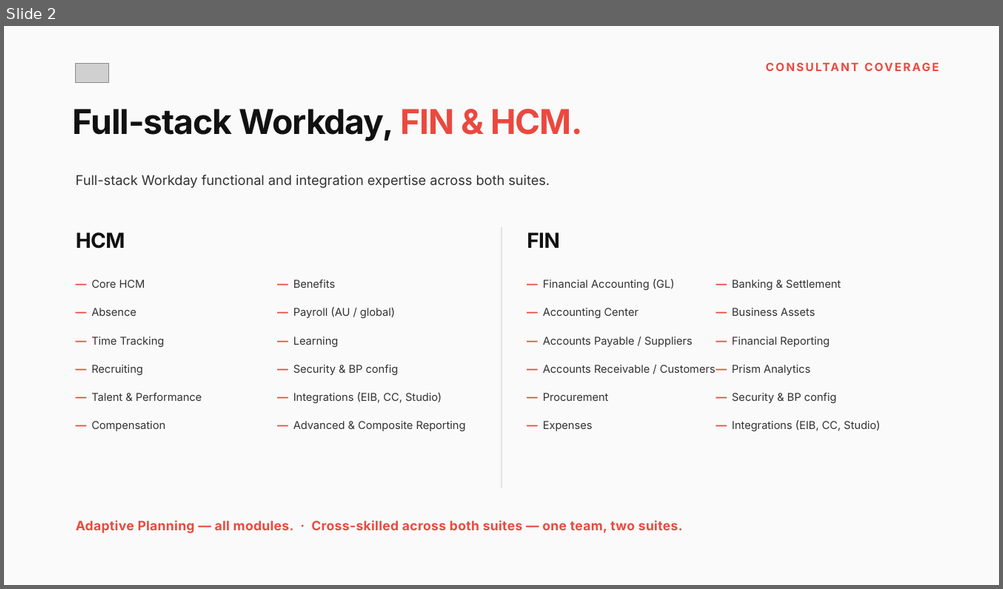
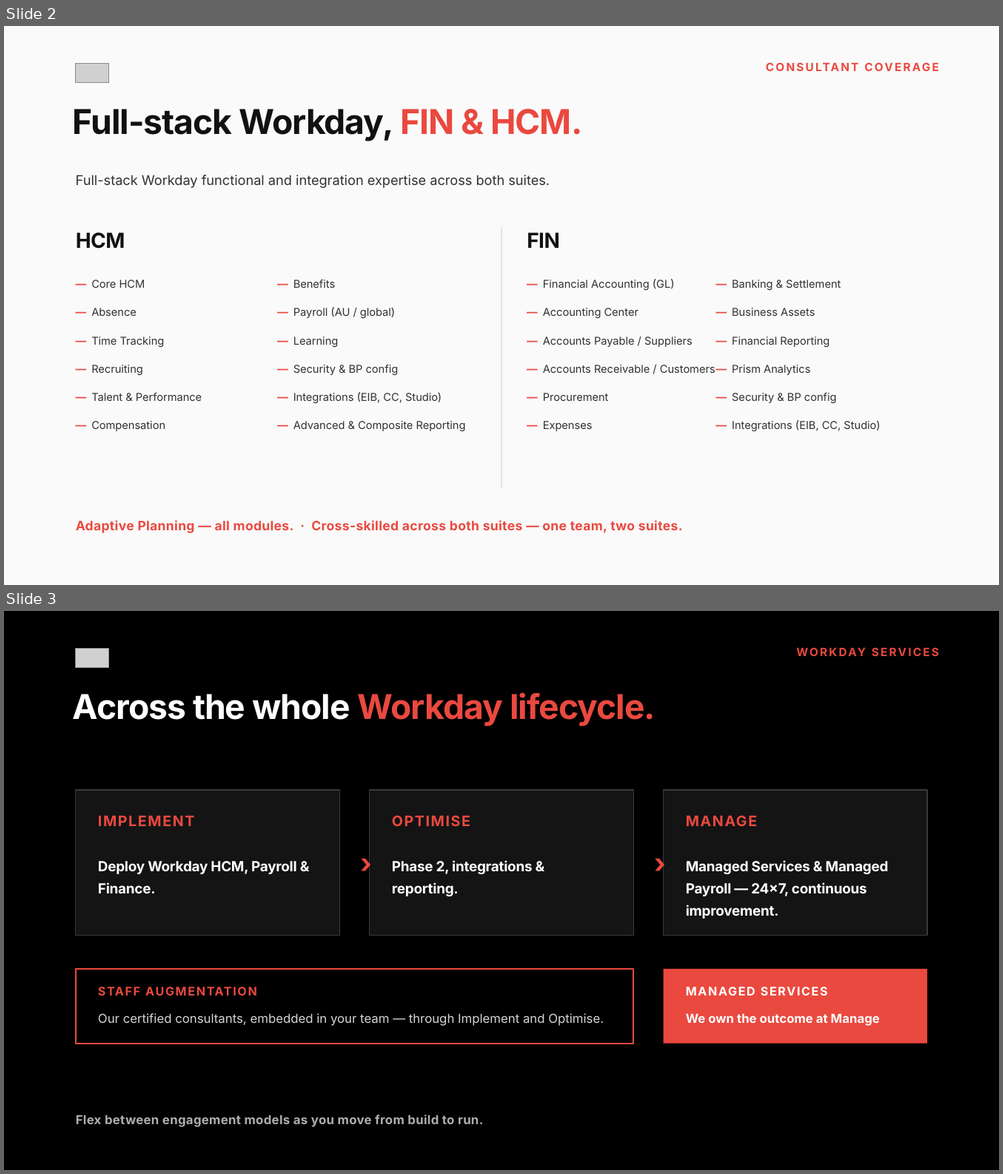
Before and after one commit to danielzrno/claude, a slide deck: design-system/samples/Mivada_AMS_Services_editorial.pptx. Shown one above the other, each under a label of ours: slide 2 before the commit, slides 2 and 3 after it. The pictures are 1003x589 and 1003x1174 pixels, drawn with LibreOffice and Linux fonts; fonts in the diff are those of the drawing; grey boxes stand for pictures. Boxes give left, top, right and bottom in pixels: in the first picture for what was removed or moved away, otherwise in the second. Text is boxed around its words. In the diff, an @@ line names an element or a change of style, - is before the commit and + after.

```diff
--- a/design-system/samples/Mivada_AMS_Services_editorial.pptx
+++ b/design-system/samples/Mivada_AMS_Services_editorial.pptx
@@ slide 3 added at box(4, 611, 999, 1170), background #000000 @@
@@ picture added at box(76, 648, 108, 668) @@
@@ text added at box(677, 645, 939, 672), 11 pt, text #EA493F, bold @@
+WORKDAY SERVICES
@@ text added at box(73, 692, 655, 726), 33 pt, text #EA493F, bold @@
+Across the whole Workday lifecycle.
@@ rectangle added at box(76, 790, 340, 936), fill #141414, outline #3A3A3A 1 pt @@
@@ rectangle added at box(370, 790, 634, 936), fill #141414, outline #3A3A3A 1 pt @@
@@ rectangle added at box(663, 790, 928, 936), fill #141414, outline #3A3A3A 1 pt @@
@@ text added at box(98, 815, 194, 826), 14 pt, text #EA493F, bold @@
+IMPLEMENT
@@ text added at box(392, 815, 470, 826), 14 pt, text #EA493F, bold @@
+OPTIMISE
@@ text added at box(686, 815, 757, 826), 14 pt, text #EA493F, bold @@
+MANAGE
@@ text added at box(344, 843, 389, 884), 26 pt, text #EA493F, bold @@
+›
@@ text added at box(638, 843, 683, 884), 26 pt, text #EA493F, bold @@
+›
@@ text added at box(98, 861, 297, 894), 13.5 pt, text #FFFFFF, bold @@
+Deploy Workday HCM, Payroll & Finance.
@@ text added at box(392, 860, 532, 897), 13.5 pt, text #FFFFFF, bold @@
+Phase 2, integrations & reporting.
@@ text added at box(686, 860, 888, 919), 13.5 pt, text #FFFFFF, bold @@
+Managed Services & Managed Payroll — 24×7, continuous improvement.
@@ rectangle added at box(76, 969, 634, 1044), outline #EA493F 1.5 pt @@
@@ text added at box(98, 984, 612, 1011), 11.5 pt, text #EA493F, bold @@
+STAFF AUGMENTATION
@@ rectangle added at box(663, 969, 928, 1044), fill #EA493F @@
@@ text added at box(686, 984, 905, 1011), 11.5 pt, text #FFFFFF, bold @@
+MANAGED SERVICES
@@ text added at box(98, 1014, 603, 1026), 12 pt, text #D6D6D6 @@
+Our certified consultants, embedded in your team — through Implement and Optimise.
@@ text added at box(686, 1014, 879, 1026), 12 pt, text #FFFFFF, bold @@
+We own the outcome at Manage
@@ text added at box(76, 1115, 483, 1128), 12 pt, text #AEAEAE, bold @@
+Flex between engagement models as you move from build to run.
```
Also in this commit, not shown: 1 other slide added, 2 slides removed, 4 other files.
